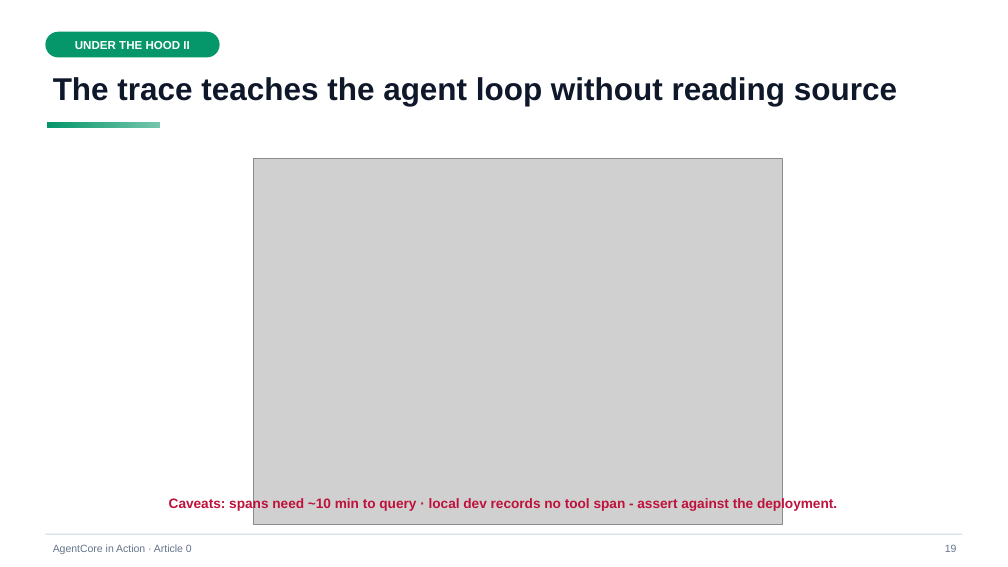
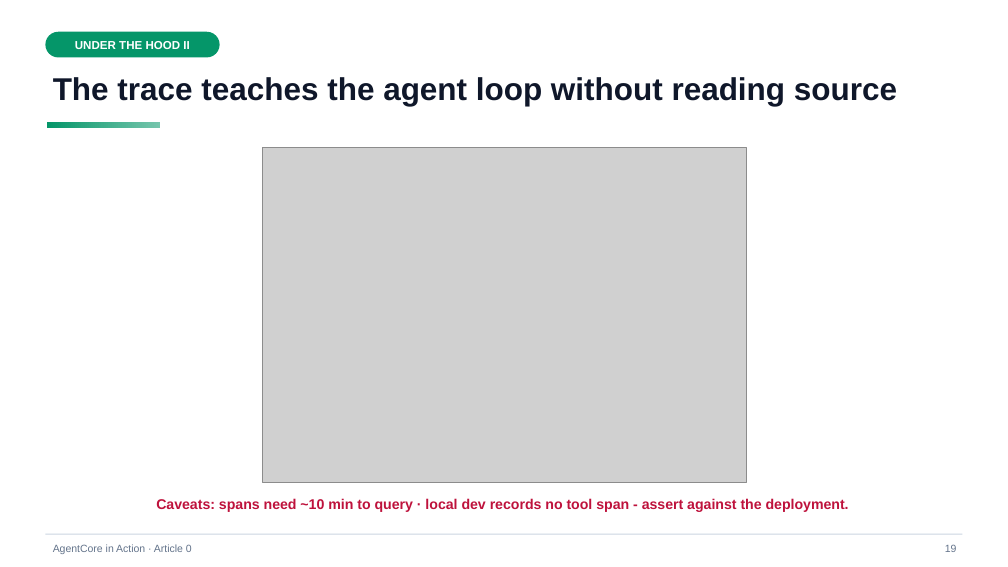
Before and after one commit to pinxiong/bedrock-agentcore-in-action, a slide deck: slide 19 of articles/decks/aws-agentcore-under-the-hood.pptx. Drawn at 1008x567 pixels with LibreOffice and Linux fonts; fonts in the diff are those of the drawing; grey boxes stand for pictures. Boxes give left, top, right and bottom in pixels: in the first picture for what was removed or moved away, otherwise in the second. Text is boxed around its words. In the diff, an @@ line names an element or a change of style, - is before the commit and + after.

```diff
--- a/articles/decks/aws-agentcore-under-the-hood.pptx
+++ b/articles/decks/aws-agentcore-under-the-hood.pptx
@@ picture resized from (x1=253, y1=159, x2=783, y2=525) to (x1=262, y1=147, x2=746, y2=482) @@
@@ text "Caveats: spans need ~10 min ..." at (x1=156, y1=498, x2=849, y2=512): size 13 to 13.5 pt @@
```
Also in this commit, not shown: 17 other slides changed, 1 other file.
